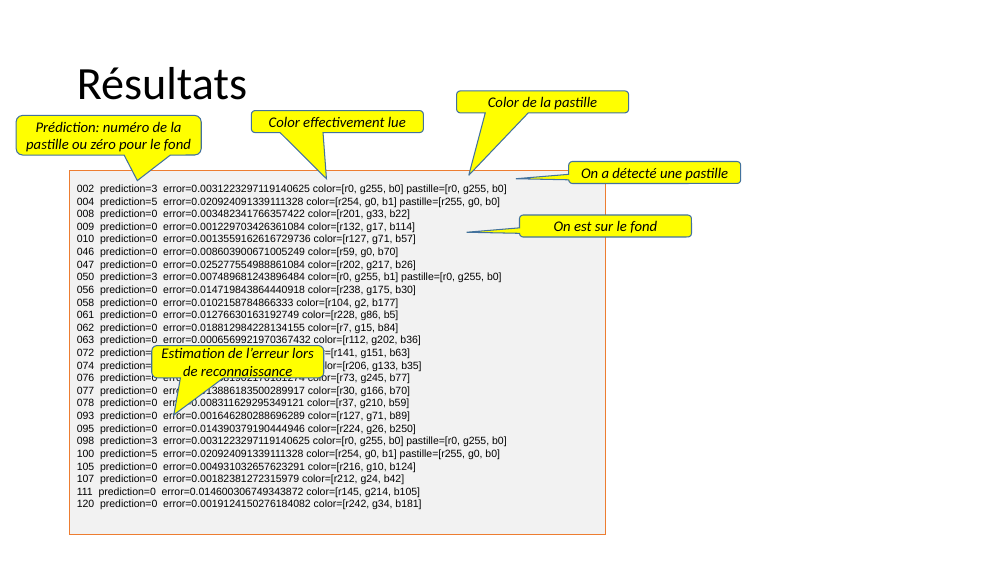
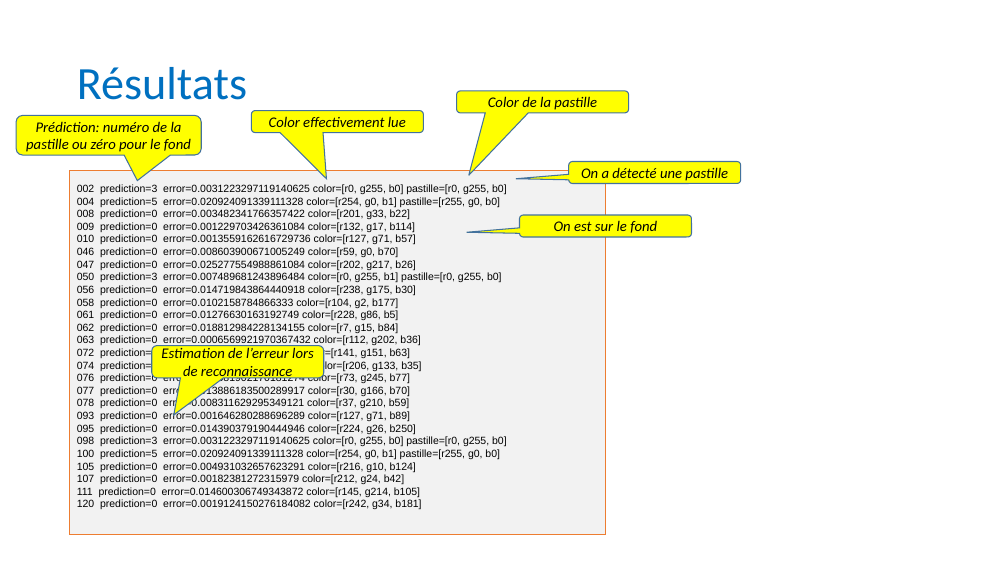
Before and after one commit to anumby-source/RobotServiceJeunesse2023, a slide deck: slide 14 of TCS34725/Apprentissage pour Les pastilles.pptx (slide 11 before the commit). Drawn at 1008x567 pixels with LibreOffice and Linux fonts; fonts in the diff are those of the drawing. Boxes give left, top, right and bottom in pixels: in the first picture for what was removed or moved away, otherwise in the second. Text is boxed around its words. In the diff, an @@ line names an element or a change of style, - is before the commit and + after.

```diff
--- a/TCS34725/Apprentissage pour Les pastilles.pptx
+++ b/TCS34725/Apprentissage pour Les pastilles.pptx
@@ title "Résultats" at box(77, 67, 247, 100): text colour #000000 to #0070C0 @@
```
Also in this commit, not shown: 10 other slides changed, 3 slides added, 1 other file.
